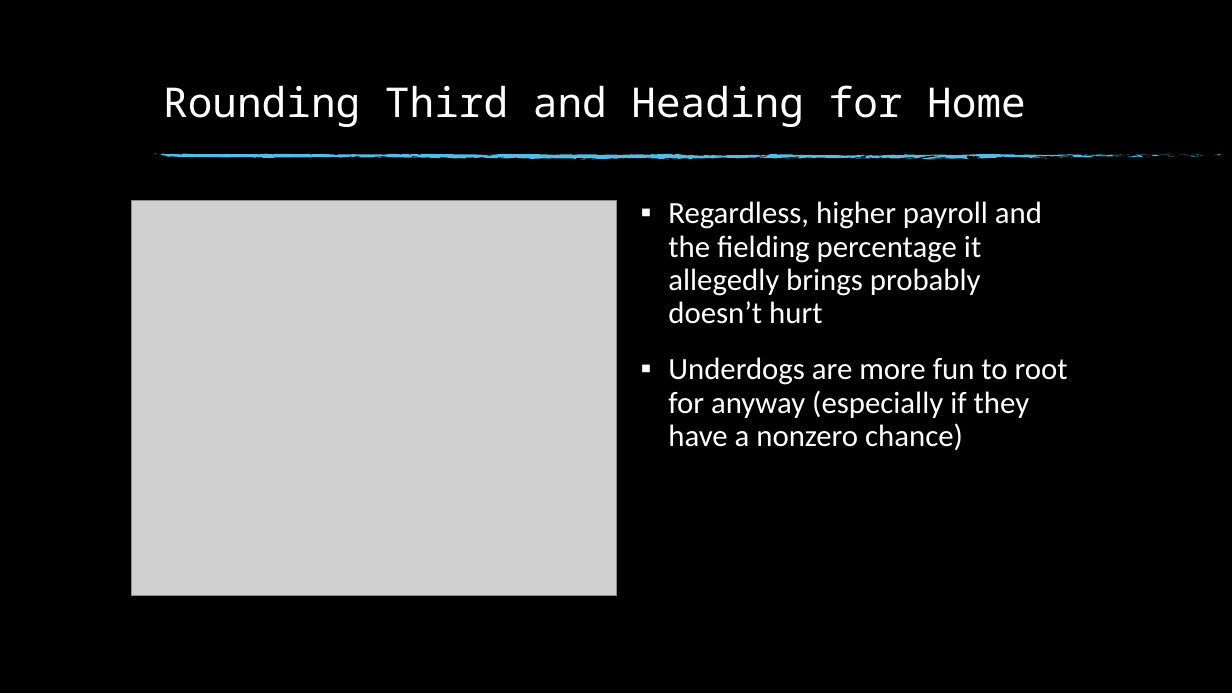
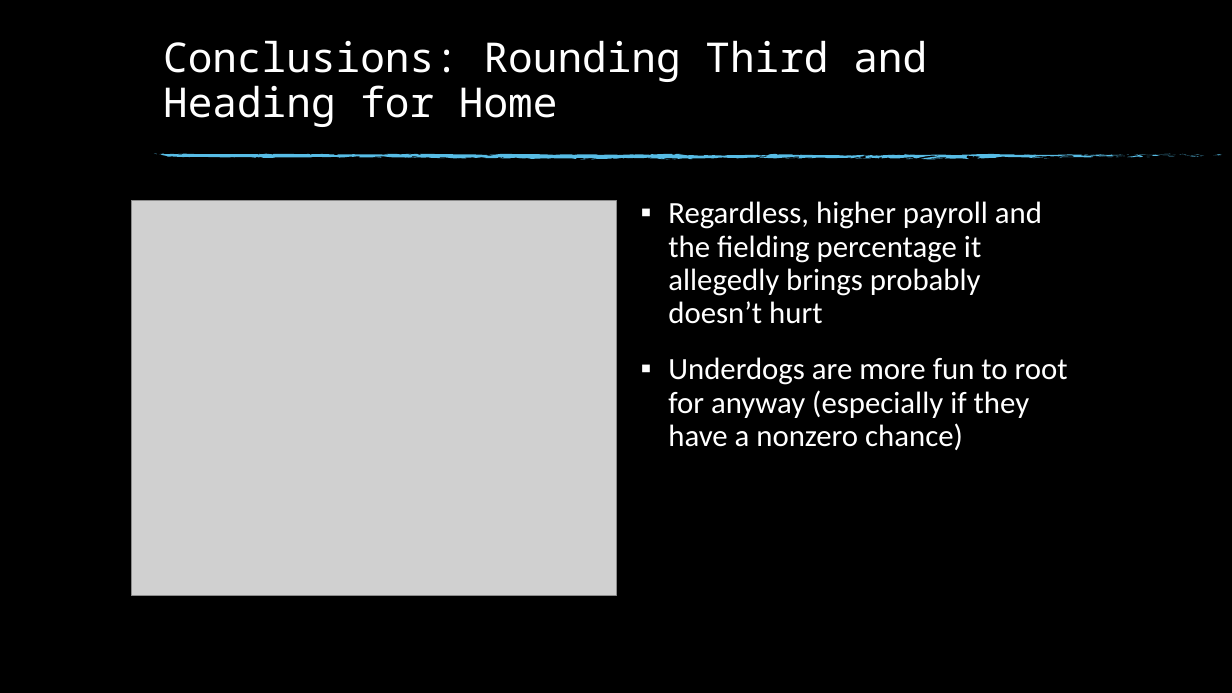
Before and after one commit to trentleslie/Springboard, a slide deck: slide 17 of 20.3 Data Storytelling/Data Storytelling - The Million Dollar Question.pptx (slide 13 before the commit). Drawn at 1232x693 pixels with LibreOffice and Linux fonts; fonts in the diff are those of the drawing; grey boxes stand for pictures; background and template pictures are left out. Boxes give left, top, right and bottom in pixels: in the first picture for what was removed or moved away, otherwise in the second. Text is boxed around its words. In the diff, an @@ line names an element or a change of style, - is before the commit and + after.

```diff
--- a/20.3 Data Storytelling/Data Storytelling - The Million Dollar Question.pptx
+++ b/20.3 Data Storytelling/Data Storytelling - The Million Dollar Question.pptx
@@ title at bbox=[163, 40, 927, 127]: text changed @@
-Rounding Third and Heading for Home
+Conclusions: Rounding Third and Heading for Home
```
Also in this commit, not shown: 3 other slides changed, 6 slides added, 1 other file.
